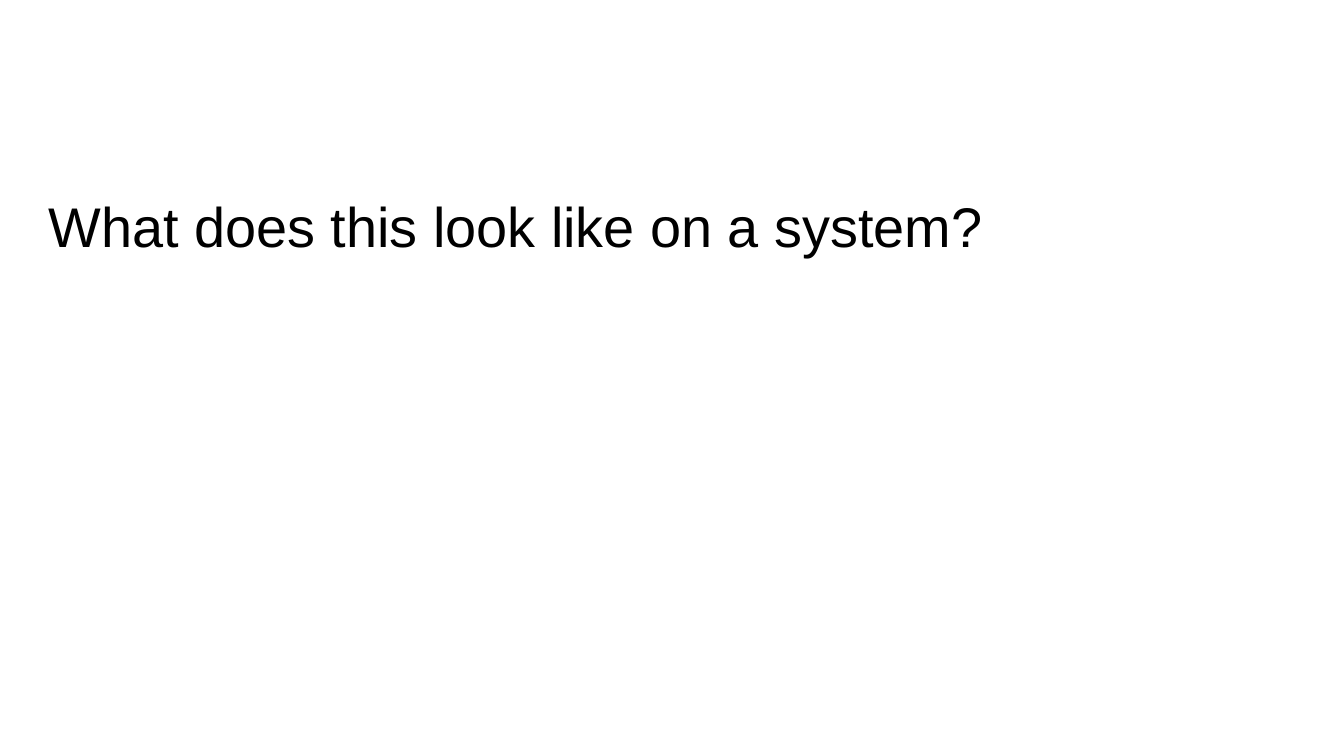
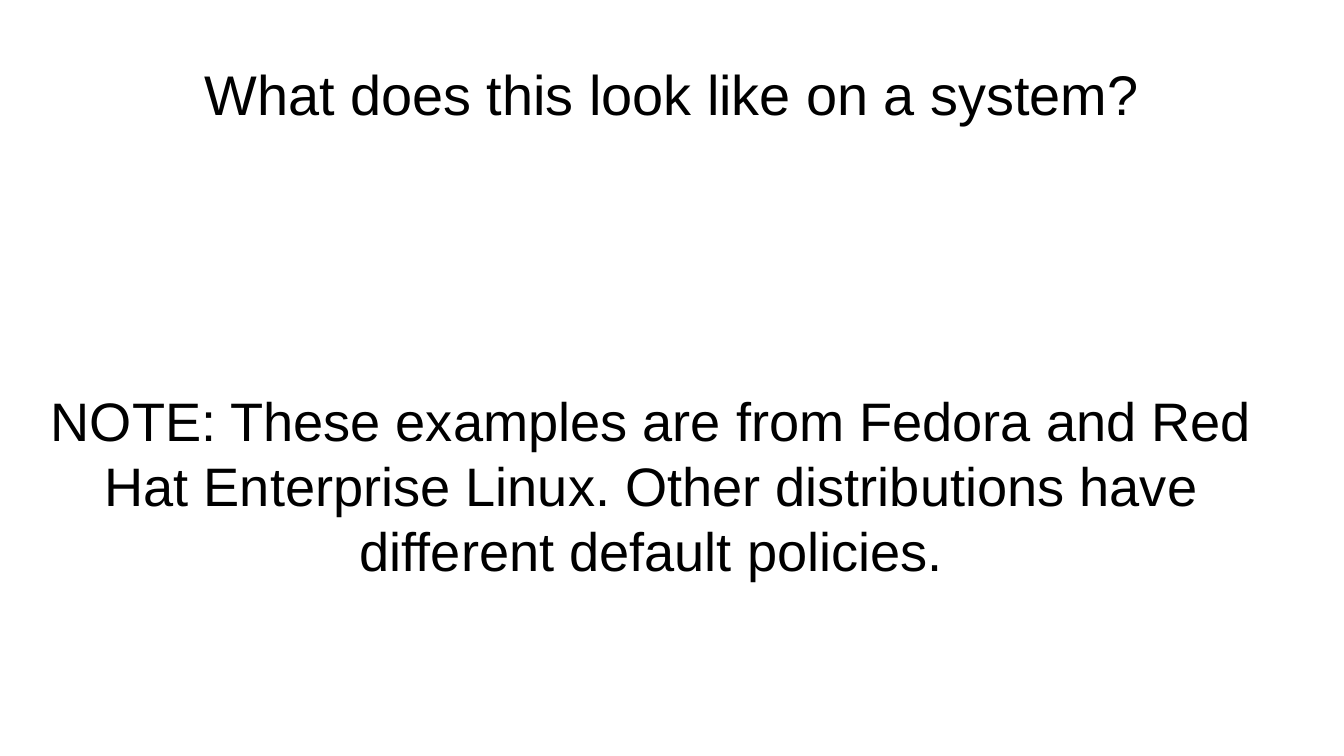
Before and after one commit to laubersm/LauberSolutions, a slide deck: slide 9 of SELinux/ItsAboutTheLabels-screen16-9.odp (slide 6 before the commit). Drawn at 1344x756 pixels with LibreOffice and Linux fonts; fonts in the diff are those of the drawing. Boxes give left, top, right and bottom in pixels: in the first picture for what was removed or moved away, otherwise in the second. Text is boxed around its words. In the diff, an @@ line names an element or a change of style, - is before the commit and + after.

```diff
--- a/SELinux/ItsAboutTheLabels-screen16-9.odp
+++ b/SELinux/ItsAboutTheLabels-screen16-9.odp
@@ title "What does this look like ...": place and size @@
-title "What does this look like ..." at (48,206,983,257)
+title "What does this look like ..." at (204,74,1139,125)
@@ title "What does this look like ..." at (204,74,1139,125): alignment left to centre; vertical alignment top to middle @@
@@ text added at (51,401,1251,581), 32 pt, text #000000 @@
+NOTE: These examples are from Fedora and Red Hat Enterprise Linux. Other distributions have different default policies.
```
Also in this commit, not shown: 3 other slides changed, 3 slides added, 2 other files.
